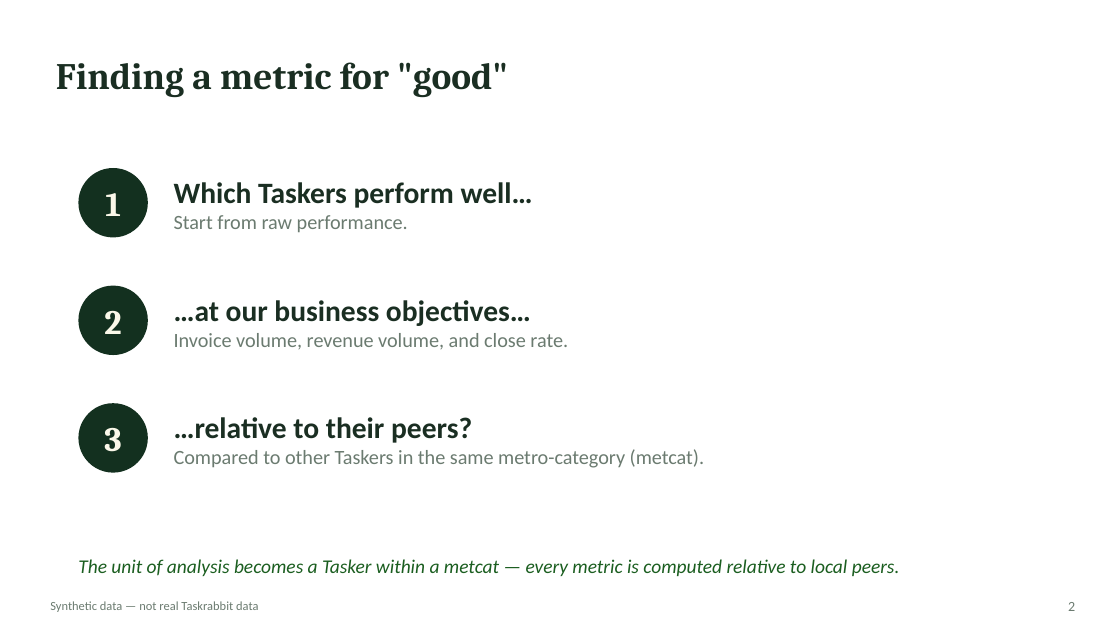
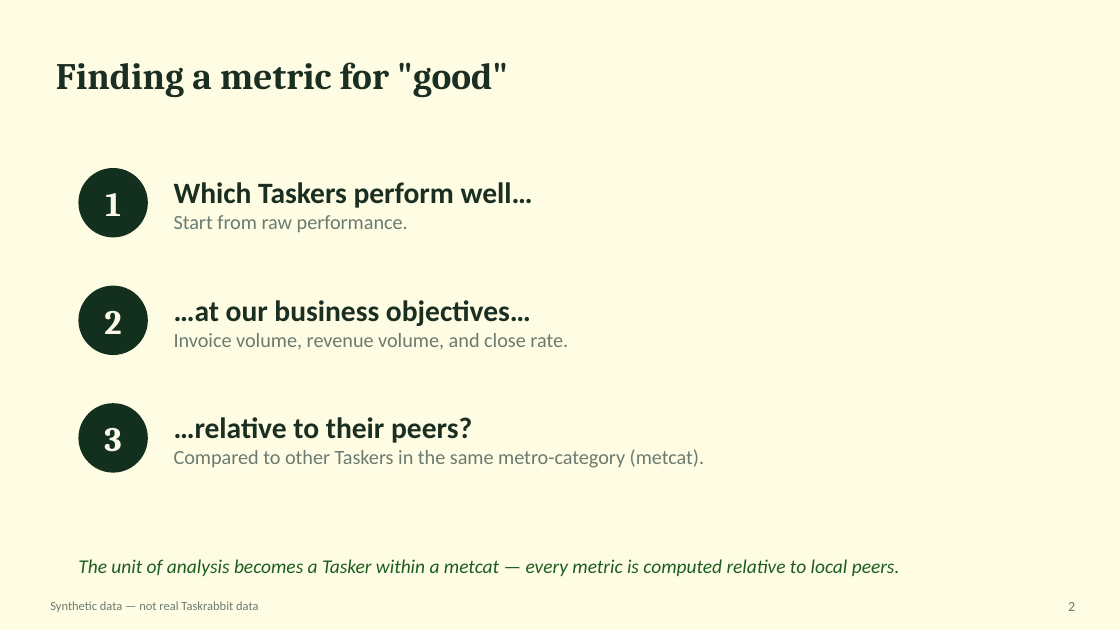
Before and after one commit to ckeneha1/gatheringdata-blog, a slide deck: slide 2 of analysis/taskrabbit-elite-criteria/Elite_Metric_Regroup_methodology.pptx. Drawn at 1120x630 pixels with LibreOffice and Linux fonts; fonts in the diff are those of the drawing. Boxes give left, top, right and bottom in pixels: in the first picture for what was removed or moved away, otherwise in the second. Text is boxed around its words. In the diff, an @@ line names an element or a change of style, - is before the commit and + after.

```diff
--- a/analysis/taskrabbit-elite-criteria/Elite_Metric_Regroup_methodology.pptx
+++ b/analysis/taskrabbit-elite-criteria/Elite_Metric_Regroup_methodology.pptx
@@ background #FFFFFF to #FFFCE4 @@
```
Also in this commit, not shown: 16 other slides changed, 27 other files.
